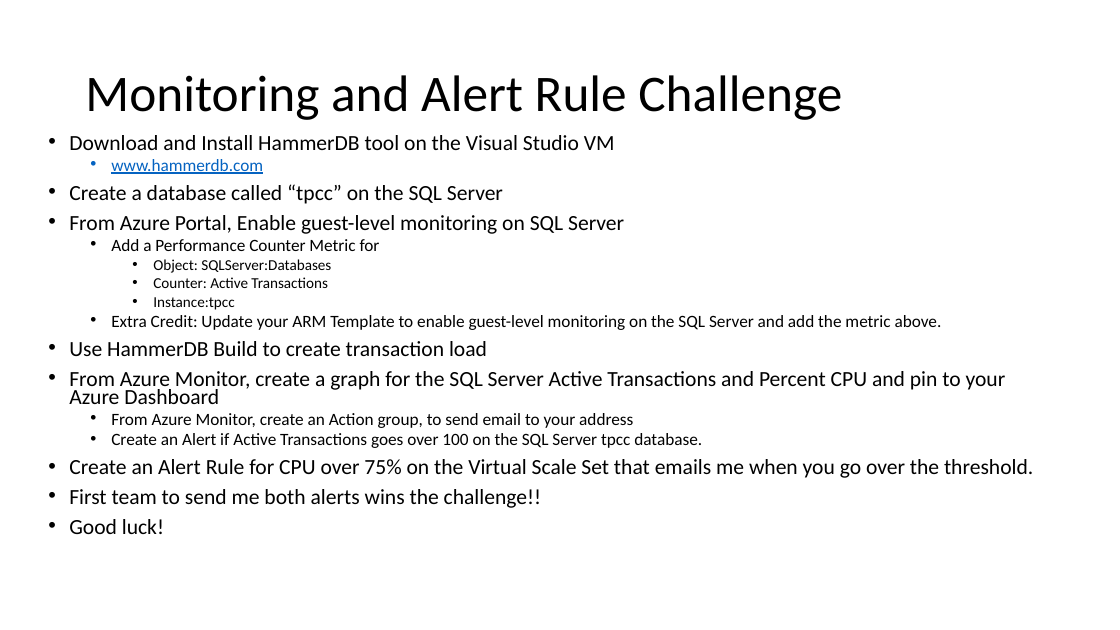
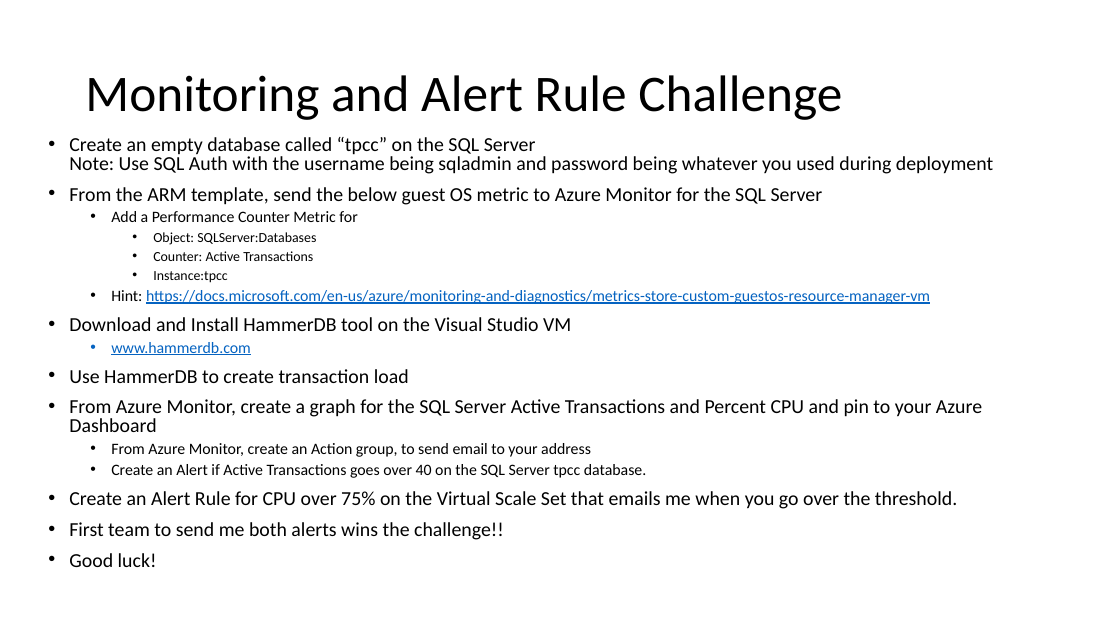
Before and after one commit to rkuehfus/AzureMonitoringHackathon, a slide deck: slide 7 of Student/Guides/Azure Monitoring Hackathon.pptx. Drawn at 1120x630 pixels with LibreOffice and Linux fonts; fonts in the diff are those of the drawing. Boxes give left, top, right and bottom in pixels: in the first picture for what was removed or moved away, otherwise in the second. Text is boxed around its words. In the diff, an @@ line names an element or a change of style, - is before the commit and + after.

```diff
--- a/Student/Guides/Azure Monitoring Hackathon.pptx
+++ b/Student/Guides/Azure Monitoring Hackathon.pptx
@@ text at bbox=[69, 137, 993, 205]: text changed; size 18.5 to 17 pt @@
-• Download and Install HammerDB tool on the Visual Studio VM
-  • www.hammerdb.com
-• Create a database called “tpcc” on the SQL Server
-• From Azure Portal, Enable guest-level monitoring on SQL Server
+• Create an empty database called “tpcc” on the SQL Server
+  Note: Use SQL Auth with the username being sqladmin and password being whatever you used during deployment
+• From the ARM template, send the below guest OS metric to Azure Monitor for the SQL Server
@@ text at bbox=[69, 211, 982, 567]: size 14.8 to 13.6 pt in "Add a Performance Counter Metric for", "From Azure Monitor, create an Action group, ..."; size 12.9 to 11.9 pt in "Object: SQLServer:Databases", "Counter: Active Transactions", "Instance:tpcc"; size 18.5 to 17 pt in "From Azure Monitor, create a graph for ...", "Create an Alert Rule for CPU over ...", "First team to send me both alerts ...", "Good luck!"; line spacing 0.7 to 0.8 @@
@@ text at bbox=[69, 290, 930, 383]: text changed; size 14.8 to 13.6 pt; text colour #000000 to #0563C1 @@
-  • Extra Credit: Update your ARM Template to enable guest-level monitoring on the SQL Server and add the metric above.
-• Use HammerDB Build to create transaction load
+  • Hint: https://docs.microsoft.com/en-us/azure/monitoring-and-diagnostics/metrics-store-custom-guestos-resource-manager-vm
+• Download and Install HammerDB tool on the Visual Studio VM
+  • www.hammerdb.com
+• Use HammerDB to create transaction load
@@ text at bbox=[111, 464, 646, 478]: text changed; size 14.8 to 13.6 pt @@
-  • Create an Alert if Active Transactions goes over 100 on the SQL Server tpcc database.
+  • Create an Alert if Active Transactions goes over 40 on the SQL Server tpcc database.
```
Also in this commit, not shown: 1 other slide changed, 3 other files.
